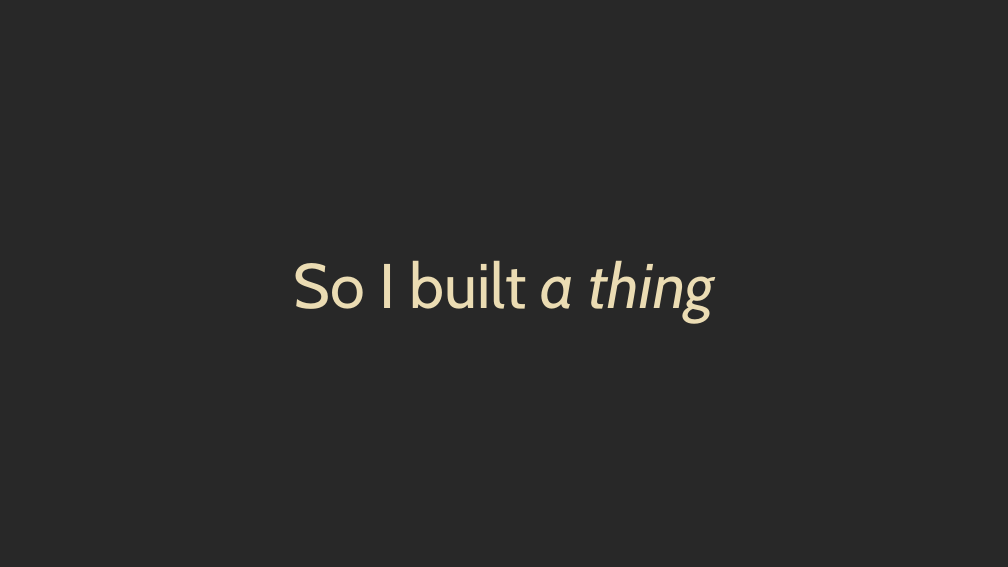
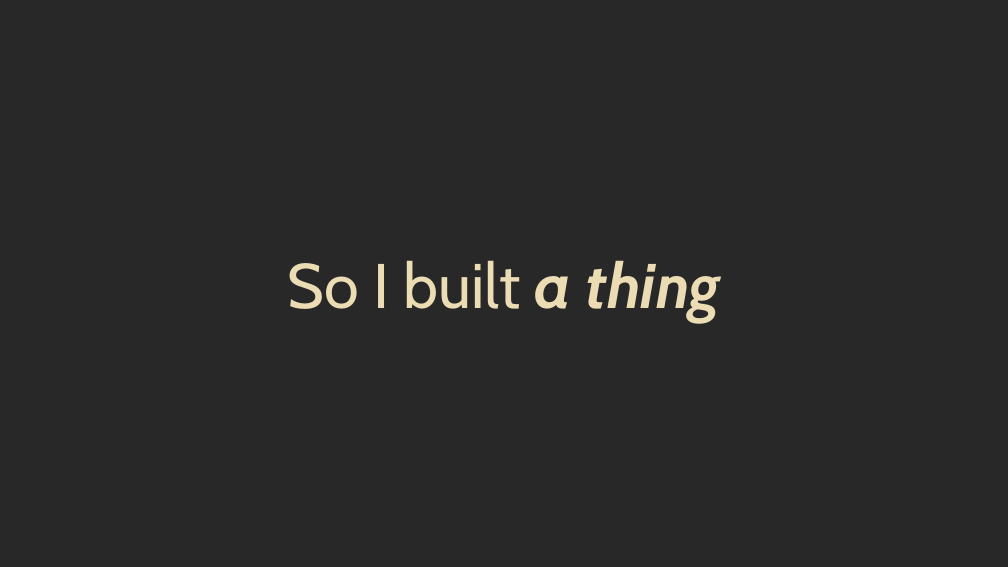
Before and after one commit to theaj42/presentations, a slide deck: slide 13 of Agentic_Threat_Intel/2026-01-21_Agentic-Threat-Intel-Presentation.pptx. Drawn at 1008x567 pixels with LibreOffice and Linux fonts; fonts in the diff are those of the drawing. Boxes give left, top, right and bottom in pixels: in the first picture for what was removed or moved away, otherwise in the second. Text is boxed around its words. In the diff, an @@ line names an element or a change of style, - is before the commit and + after.

```diff
--- a/Agentic_Threat_Intel/2026-01-21_Agentic-Threat-Intel-Presentation.pptx
+++ b/Agentic_Threat_Intel/2026-01-21_Agentic-Threat-Intel-Presentation.pptx
@@ title "So I built a thing" at [288, 260, 721, 322]: bold on in "a thing" @@
```
Also in this commit, not shown: 2 other slides changed, 1 slide added, 1 slide removed, 3 other files.
